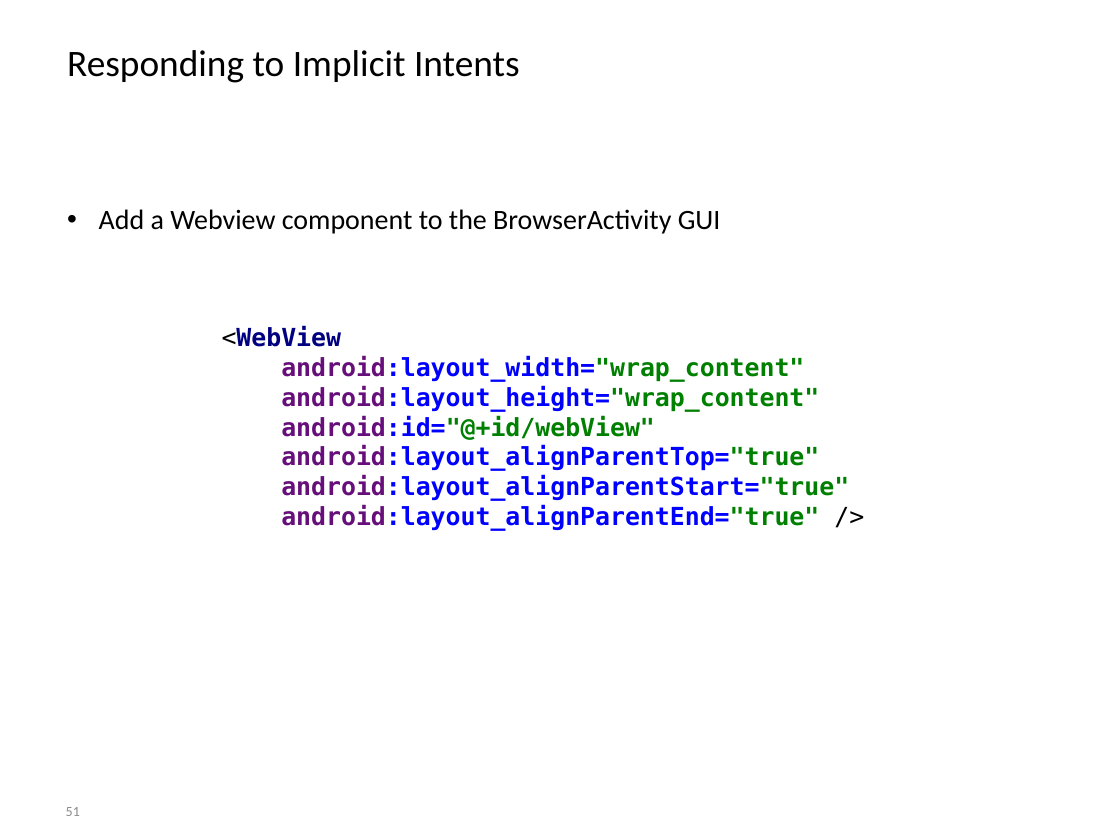
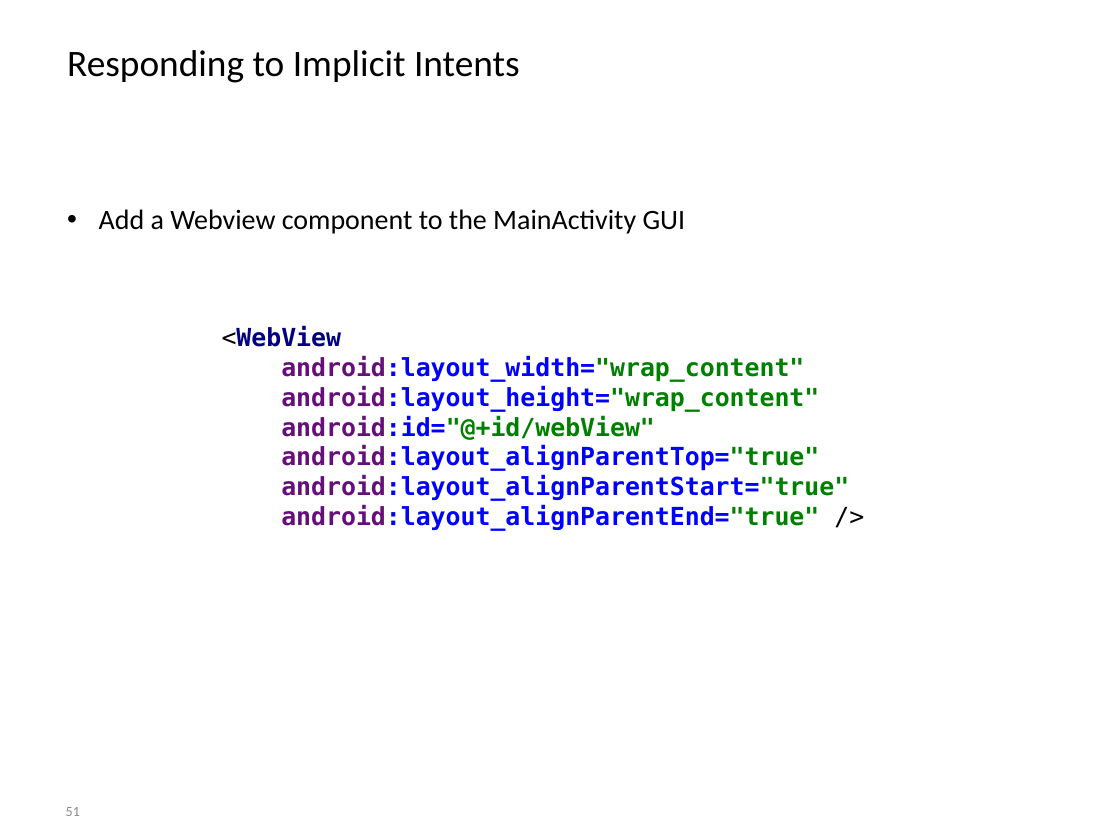
Before and after one commit to BioBoost/android_development_course, a slide deck: slide 51 of slides/chapter2_activities_fragments_intents.pptx. Drawn at 1120x840 pixels with LibreOffice and Linux fonts; fonts in the diff are those of the drawing; background and template pictures are left out. Boxes give left, top, right and bottom in pixels: in the first picture for what was removed or moved away, otherwise in the second. Text is boxed around its words. In the diff, an @@ line names an element or a change of style, - is before the commit and + after.

Commit message:
Fix browser example

```diff
--- a/slides/chapter2_activities_fragments_intents.pptx
+++ b/slides/chapter2_activities_fragments_intents.pptx
@@ text at [99, 209, 686, 234]: text changed @@
-• Add a Webview component to the BrowserActivity GUI
+• Add a Webview component to the MainActivity GUI
```
Also in this commit, not shown: 4 other slides changed, 1 slide added, 33 other files.
